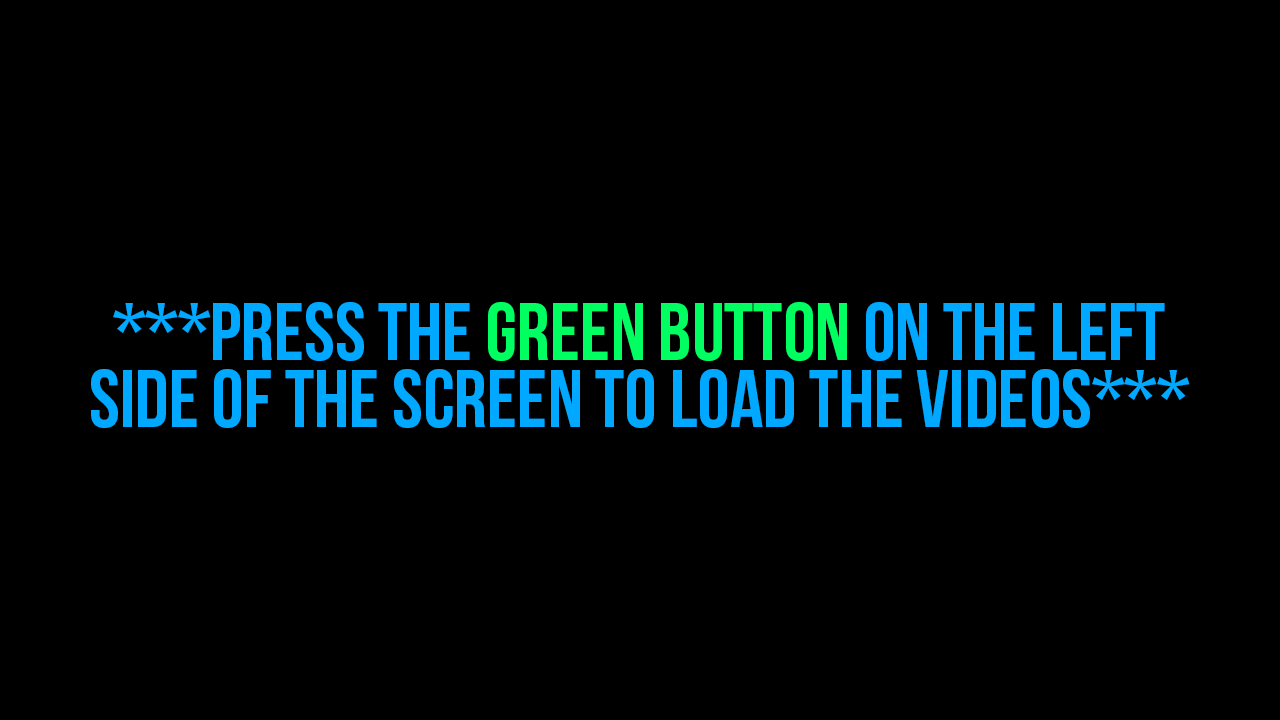
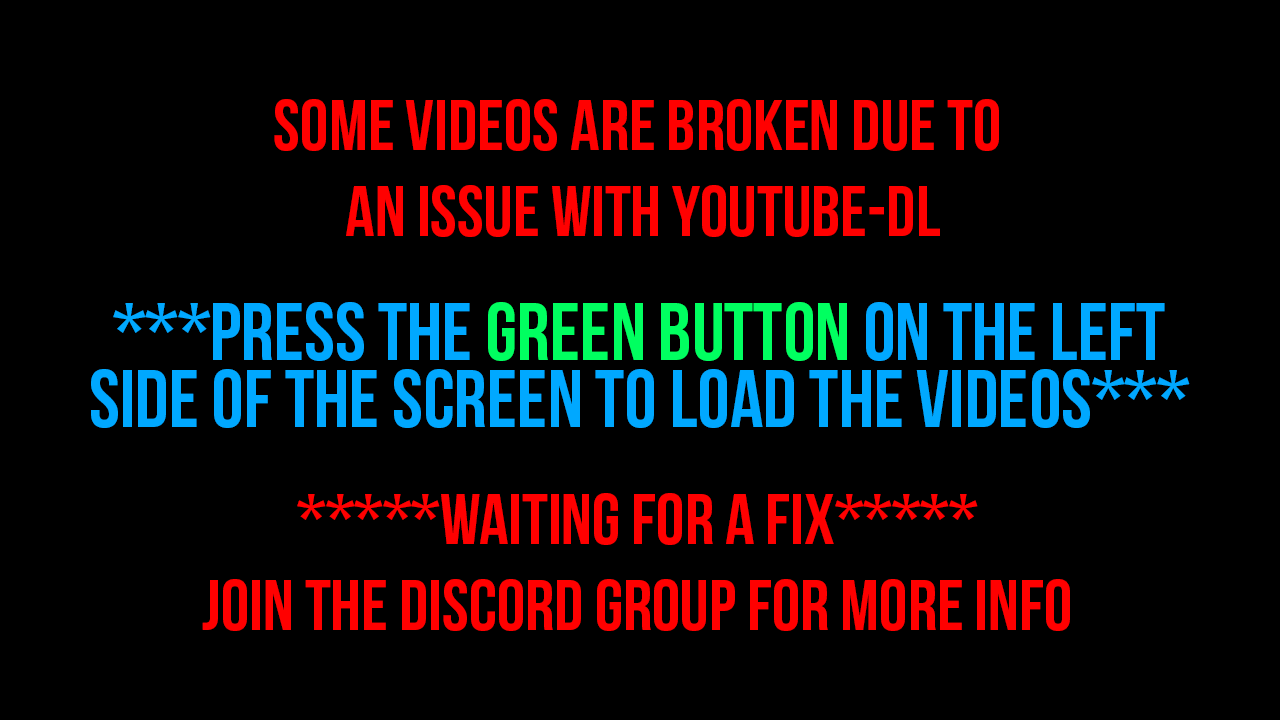
Layers edited between the first and the second 1280×720 image:
added layer "*****WAITING FOR A FIX***** JOIN THE DISCORD GROUP FOR MORE INF" above "SOME VIDEOS ARE BROKEN DUE TO AN ISSUE WITH YOUTUBE-DL" over [202,493,1070,631]
added layer "SOME VIDEOS ARE BROKEN DUE TO AN ISSUE WITH YOUTUBE-DL" above "5PM BST | 6PM CET | 11AM CT | 12PM ET" over [274,99,999,237]
